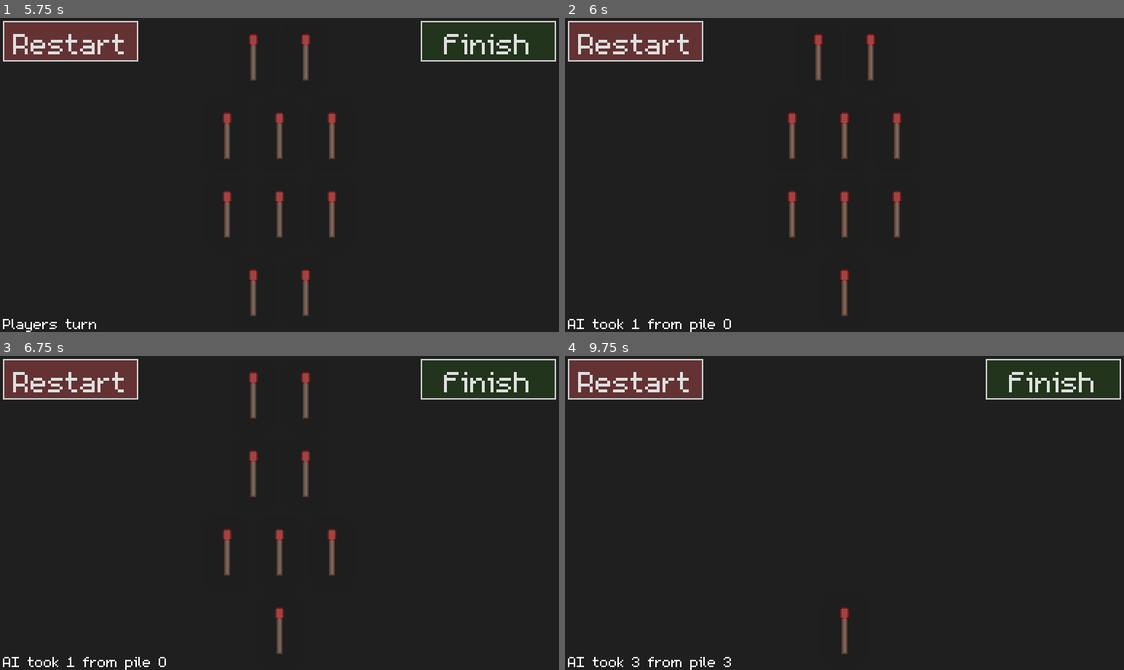
Above: before the commit, frames 1-4 (two rows, left to right).
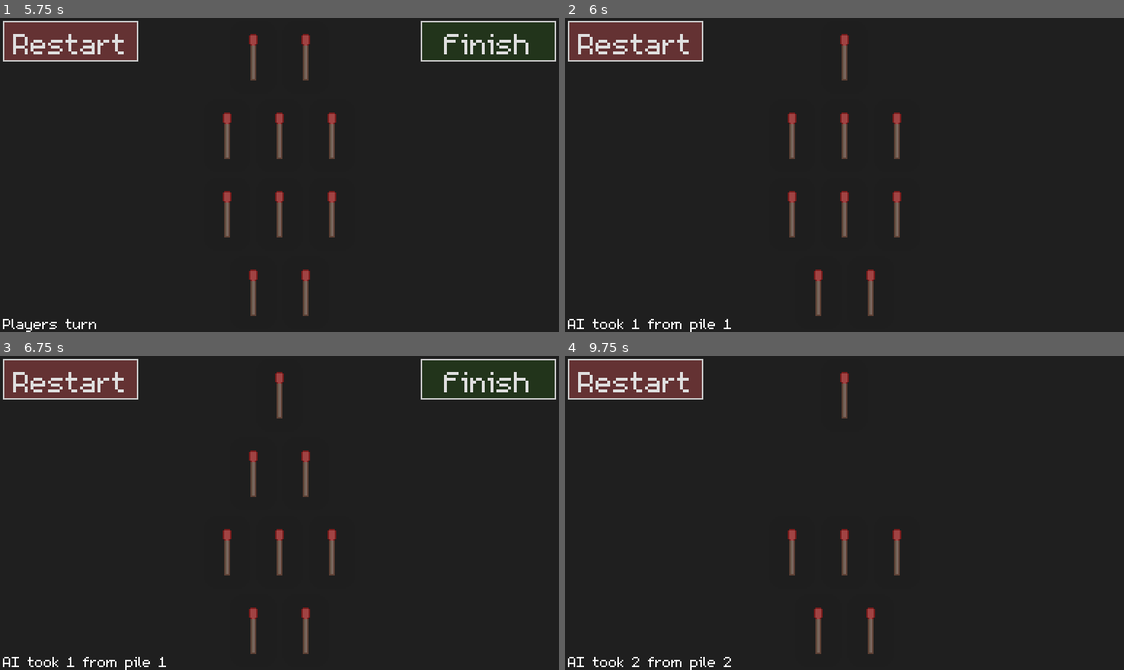
Above: after the commit, the same moments.

Repository: TylerFairleigh/COMP359-AB1-Assignment2
Game: Godot game, scene res://scenes/main.tscn
Two runs of this game, one before a commit and one after it. Both use one fixed random seed, a clock stepped at 60 frames per second and the inputs below.
Inputs (mouse positions are in pixels of both pictures, inside the frame that each line leads up to):
- Up to frame 1 (5.75 s): tap Enter at 0.5, 3.5 s; move the mouse to (173, 55) at 0.52 s; click (173, 55) at 0.67 s; click "Restart" at 1.25 s; tap Space at 2, 5 s; move the mouse to (251, 55) at 2.02 s; click (251, 55) at 2.17 s; click "Restart" at 2.75 s; move the mouse to (251, 137) at 3.52 s; click (251, 137) at 3.67 s; click "Restart" at 4.25 s; move the mouse to (329, 55) at 5.02 s; click (329, 55) at 5.17 s
- Up to frame 2 (6 s): click "Finish" at 5.75 s
- Up to frame 3 (6.75 s): tap Enter at 6.5 s; move the mouse to (229, 475) at 6.52 s; click (229, 475) at 6.67 s
- Up to frame 4 (9.75 s): click "Finish" at 7.25 s; tap Space at 8 s; move the mouse to (816, 475) at 8.02 s; click (816, 475) at 8.17 s; click (1051, 377) at 8.75 s, where only the run before the commit has a clickable "Finish"; move the mouse to (844, 475) at 9.52 s; click (844, 475) at 9.67 s

Frame 1 is identical in both runs. In frame 2, 1.0% of the frame differs, in the area x 28-56%, y 5-100%; in frame 3, 1.0%; in frame 4, 1.8%, in the area x 11-100%, y 0-100%.

Commit message:
Fixed the 'Pile 0' issue by addressing constraint issues with the random move function.

Diff:
--- a/GameLogic.gd
+++ b/GameLogic.gd
@@ -73,7 +73,7 @@
 	var nimSum = _get_nim_sum(gameArray)
 	# Get a possible move which will make the nim sum = 0
 	for pile in range(gameArray.size()):
-		if gameArray[pile] >= 0:
+		if gameArray[pile] > 0:
 			# Get new nim sum after removing which would result from removing matches from pile which would be a winning move
 			var currentSum = nimSum ^ gameArray[pile]
 			# If winning move is valid, do winning move (ie. make nim sum = 0)
@@ -101,8 +101,8 @@
 
 # Simply chooses a random pile and chooses a random amount of matches to remove (Cannot remove 0 matches)
 func _random_move():
-	var index = -1
-	if gameArray[index] < 1:
+	var index = randi_range(0, gameArray.size() - 1)
+	while gameArray[index] < 1:
 		index = randi_range(0, gameArray.size() - 1) # Needs to be (array size - 1) so that it references the correct index
 	var remove = randi_range(1, gameArray[index]) # Calculate a random number of matches to remove, minimum number allowable to remove is 1
 	gameArray[index] -= remove
